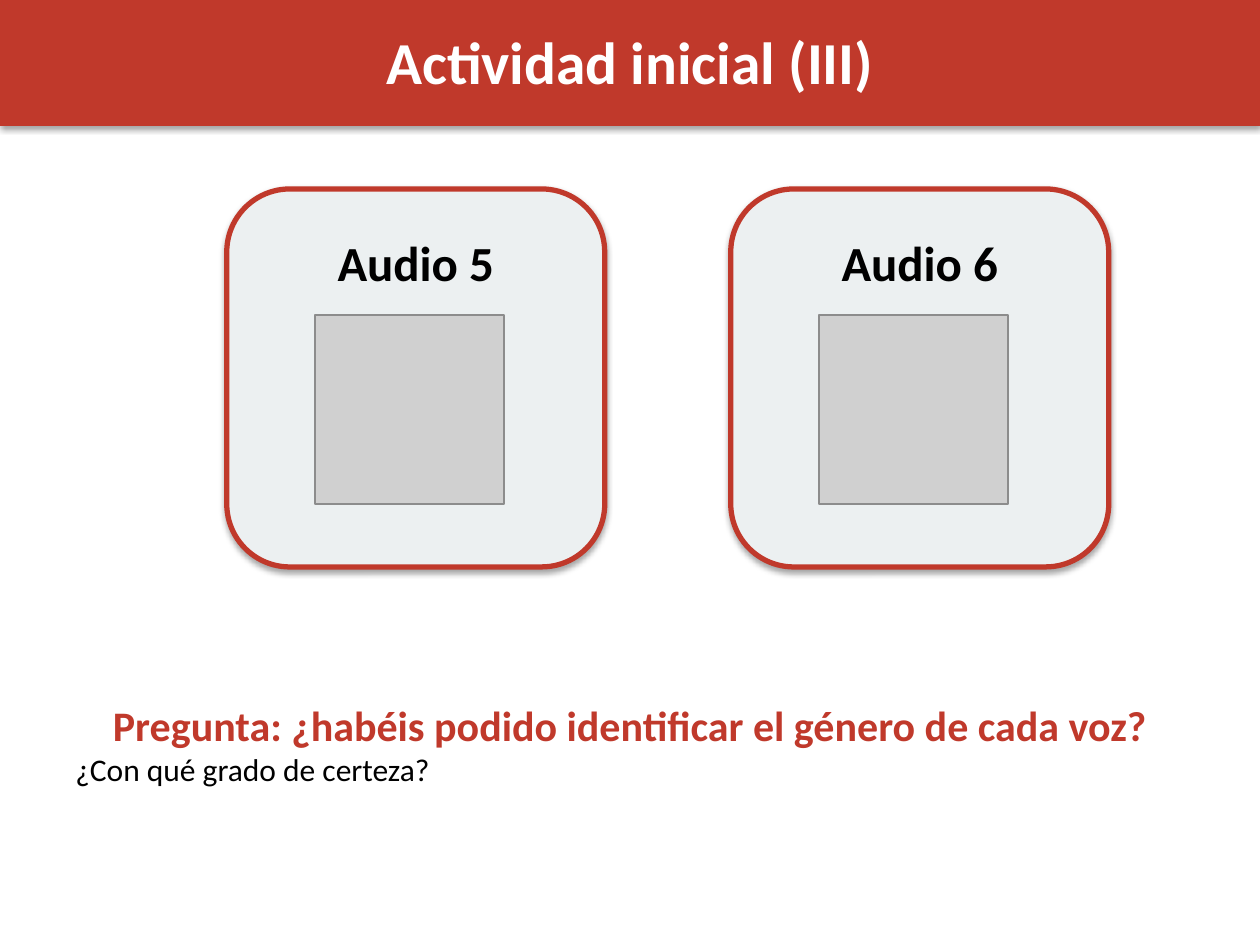
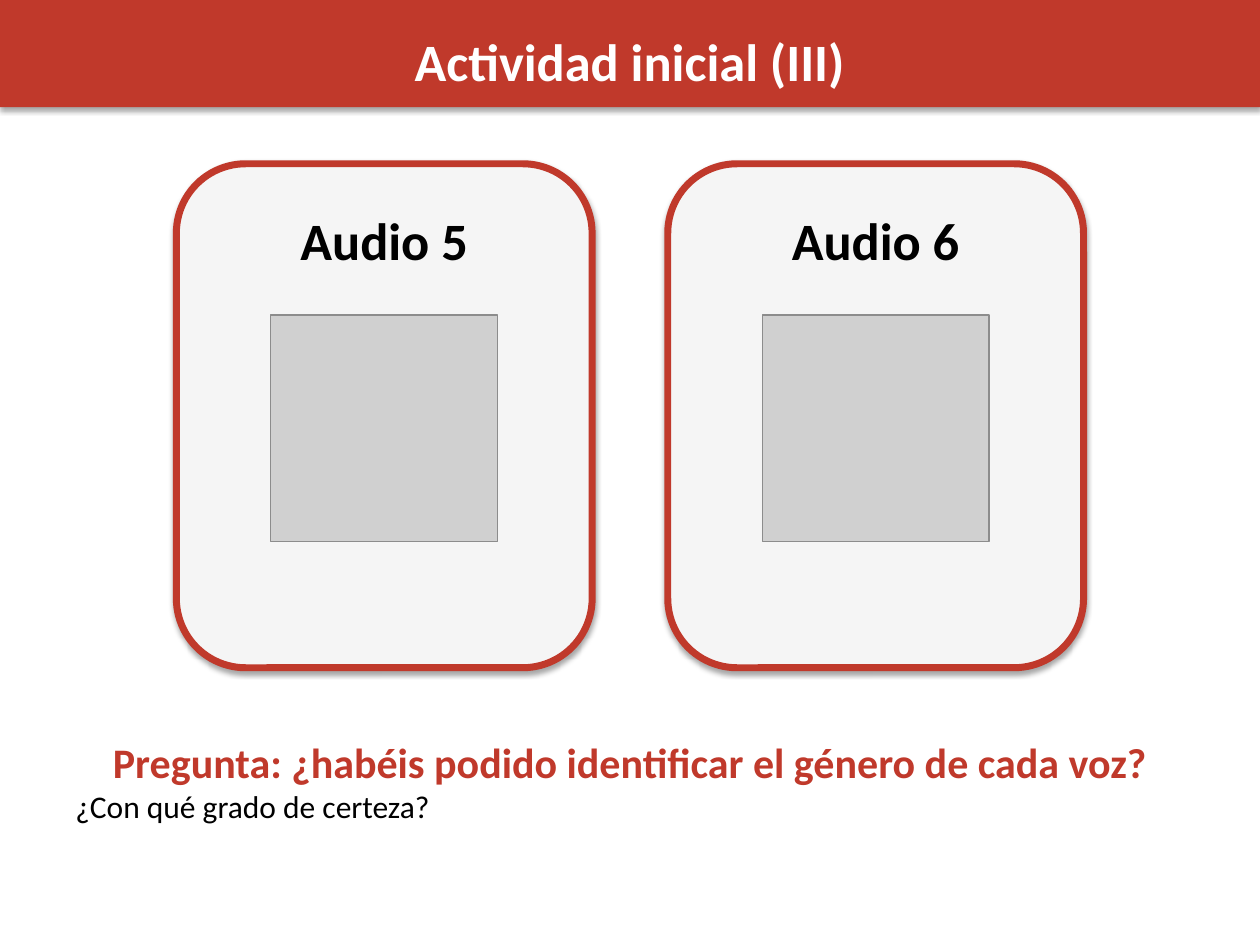
Before and after one commit to maquemmados/vozvozvoz, a slide deck: slide 4 of presentacion.pptx. Drawn at 1260x945 pixels with LibreOffice and Linux fonts; fonts in the diff are those of the drawing; grey boxes stand for pictures. Boxes give left, top, right and bottom in pixels: in the first picture for what was removed or moved away, otherwise in the second. Text is boxed around its words. In the diff, an @@ line names an element or a change of style, - is before the commit and + after.

```diff
--- a/presentacion.pptx
+++ b/presentacion.pptx
@@ rectangle: place and size @@
-rectangle at <box>0,0,1260,126</box>
+rectangle at <box>0,0,1260,107</box>
@@ text "Actividad inicial (III)" at <box>415,42,845,89</box>: size 34 to 30 pt @@
@@ rounded rectangle: place and size @@
-rounded rectangle at <box>227,189,605,567</box>
+rounded rectangle at <box>176,164,592,668</box>
@@ rounded rectangle at <box>176,164,592,668</box>: fill #ECF0F1 to #F5F5F5; outline #C0392B 3 pt to #C0392B 4 pt @@
@@ rounded rectangle at <box>668,164,1084,668</box>: fill #ECF0F1 to #F5F5F5; outline #C0392B 3 pt to #C0392B 4 pt @@
@@ rounded rectangle: place and size @@
-rounded rectangle at <box>731,189,1109,567</box>
+rounded rectangle at <box>668,164,1084,668</box>
@@ text "Audio 5": place and size @@
-text "Audio 5" at <box>338,246,494,282</box>
+text "Audio 5" at <box>300,223,468,261</box>
@@ text "Audio 5" at <box>300,223,468,261</box>: size 28 to 30 pt @@
@@ text "Audio 6" at <box>792,223,960,261</box>: size 28 to 30 pt @@
@@ text "Audio 6": place and size @@
-text "Audio 6" at <box>842,246,998,282</box>
+text "Audio 6" at <box>792,223,960,261</box>
@@ picture: place and size @@
-picture at <box>315,315,504,504</box>
+picture at <box>271,315,498,542</box>
@@ picture: place and size @@
-picture at <box>819,315,1008,504</box>
+picture at <box>762,315,989,542</box>
@@ text "Pregunta: ¿habéis podido identificar el ...": place and size @@
-text "Pregunta: ¿habéis podido identificar el ..." at <box>75,711,1147,787</box>
+text "Pregunta: ¿habéis podido identificar el ..." at <box>75,748,1147,824</box>
```
Also in this commit, not shown: 19 other slides changed, 1 other file.
